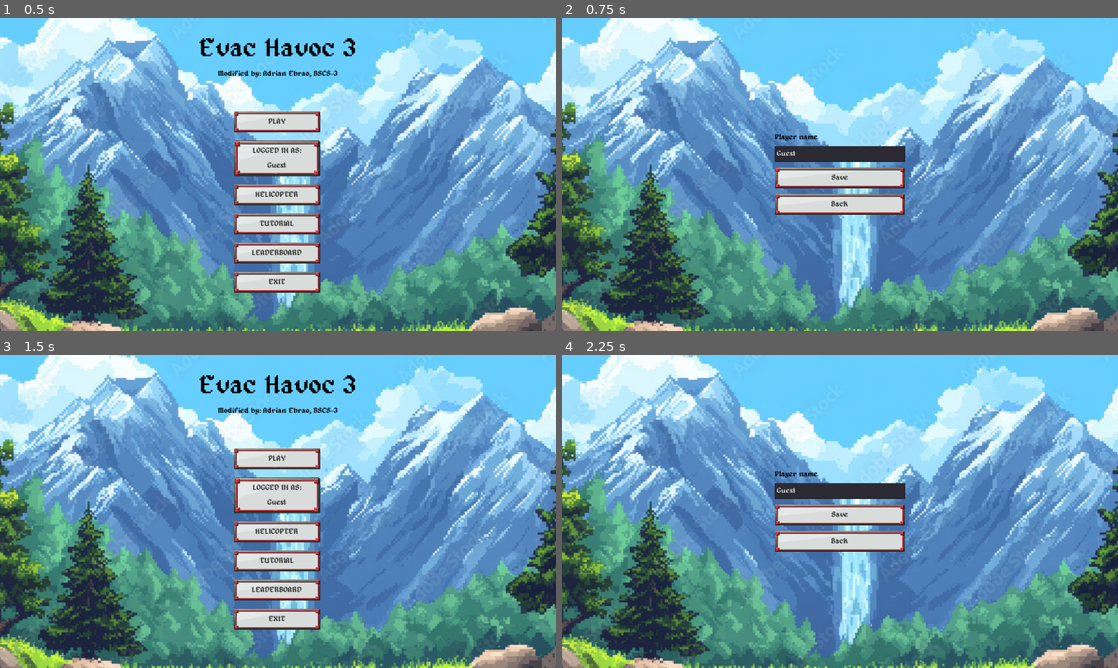
Above: before the commit, frames 1-4 (two rows, left to right).
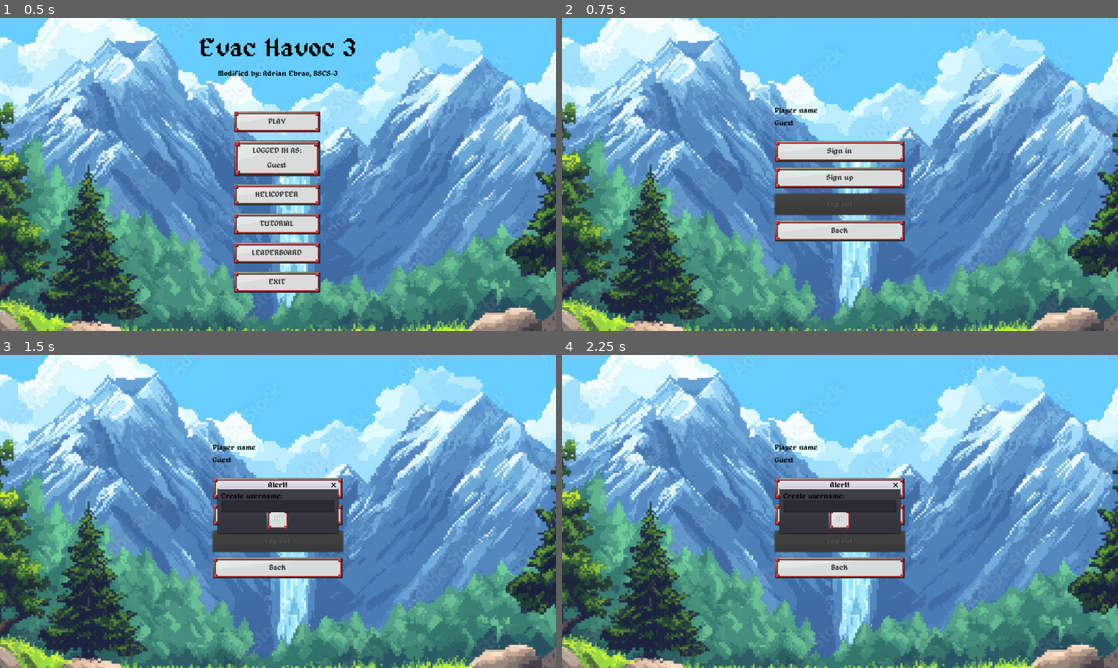
Above: after the commit, the same moments.

Repository: KeroPH/evac-havoc-3
Game: Godot game, scene res://scenes/menu.tscn
Same seed, same stepped clock (60 frames per second), same inputs: the game is played once before the commit and once after it.
Inputs (mouse positions are in pixels of both pictures, inside the frame that each line leads up to):
- Up to frame 1 (0.5 s): no input
- Up to frame 2 (0.75 s): click "LOGGED IN AS: Guest" at 0.5 s
- Up to frame 3 (1.5 s): click (278, 514) at 1.25 s, where only the run before the commit has a clickable "Save"
- Up to frame 4 (2.25 s): click (840, 489) at 2 s, where only the run after the commit has a clickable "Sign in"

Frame 1 is identical in both runs. In frame 2, 4.8% of the frame differs, in the area x 38-62%, y 28-72%; in frame 3, 11%, in the area x 35-64%, y 6-88%; in frame 4, 6.3%.

Commit message:
Refactor login scene and script to implement user authentication with sign in, sign up, and logout functionality

Diff:
--- a/scenes/login.tscn
+++ b/scenes/login.tscn
@@ -31,20 +31,33 @@
 margin_bottom = 17.0
 text = "Player name"
 
-[node name="name_edit" type="LineEdit" parent="center/vbox"]
+[node name="name_label" type="Label" parent="center/vbox"]
 margin_top = 29.0
 margin_right = 300.0
 margin_bottom = 65.0
 rect_min_size = Vector2( 300, 36 )
+text = ""
 
-[node name="save_btn" type="Button" parent="center/vbox"]
+[node name="signin_btn" type="Button" parent="center/vbox"]
 margin_top = 77.0
 margin_right = 300.0
 margin_bottom = 126.0
-text = "Save"
+text = "Sign in"
 
-[node name="back_btn" type="Button" parent="center/vbox"]
+[node name="signup_btn" type="Button" parent="center/vbox"]
 margin_top = 138.0
 margin_right = 300.0
 margin_bottom = 187.0
+text = "Sign up"
+
+[node name="logout_btn" type="Button" parent="center/vbox"]
+margin_top = 199.0
+margin_right = 300.0
+margin_bottom = 276.0
+text = "Log out"
+
+[node name="back_btn" type="Button" parent="center/vbox"]
+margin_top = 288.0
+margin_right = 300.0
+margin_bottom = 187.0
 text = "Back"
--- a/scripts/login.gd
+++ b/scripts/login.gd
@@ -1,20 +1,119 @@
 extends Control
 
-onready var name_edit = $center/vbox/name_edit
-onready var save_btn = $center/vbox/save_btn
+onready var name_label = $center/vbox/name_label
+onready var signin_btn = $center/vbox/signin_btn
+onready var signup_btn = $center/vbox/signup_btn
+onready var logout_btn = $center/vbox/logout_btn
 onready var back_btn = $center/vbox/back_btn
 
 const MENU_SCENE := "res://scenes/menu.tscn"
 
 func _ready():
-	if has_node("center/vbox/name_edit"):
-		name_edit.text = score_manager.get_player_name()
-	save_btn.connect("button_up", self, "_on_save")
+	name_label.text = score_manager.get_player_name()
+	_update_ui()
+	signin_btn.connect("button_up", self, "_on_signin")
+	signup_btn.connect("button_up", self, "_on_signup")
+	logout_btn.connect("button_up", self, "_on_logout")
 	back_btn.connect("button_up", self, "_on_back")
 
-func _on_save():
-	score_manager.set_player_name(name_edit.text)
-	get_tree().change_scene(MENU_SCENE)
+func _on_signin():
+	var name = yield(_prompt("Enter username:"), "completed")
+	name = str(name).strip_edges()
+	if name == "":
+		_show_message("Enter a username.")
+		return
+	# Ask for password (blank allowed for unsecured)
+	var pwd = yield(_prompt_secret("Enter password (leave blank if unsecured):"), "completed")
+	var rc = score_manager.signin(name, pwd)
+	match rc:
+		score_manager.LOGIN_OK:
+			name_label.text = score_manager.get_player_name()
+			_update_ui()
+			_show_message("Signed in.")
+		score_manager.LOGIN_WRONG_PASSWORD:
+			_show_message("Wrong password.")
+		score_manager.LOGIN_NOT_FOUND:
+			_show_message("No such user. Use Sign up.")
+		_:
+			_show_message("Sign in failed.")
+
+func _on_signup():
+	var name = yield(_prompt("Create username:"), "completed")
+	name = str(name).strip_edges()
+	if name == "" or name == "Guest":
+		_show_message("Enter a valid username (not Guest).")
+		return
+	var pwd = yield(_prompt_secret("Create password (leave blank to keep unsecured):"), "completed")
+	var rc = score_manager.signup(name, pwd)
+	match rc:
+		score_manager.CREATE_OK:
+			name_label.text = score_manager.get_player_name()
+			_update_ui()
+			_show_message("Account created.")
+		score_manager.CREATE_EXISTS:
+			_show_message("Name already exists. Sign in instead.")
+		score_manager.CREATE_INVALID:
+			_show_message("Invalid username.")
+		_:
+			_show_message("Sign up failed.")
+
+func _on_logout():
+	score_manager.logout()
+	name_label.text = score_manager.get_player_name()
+	_update_ui()
+	_show_message("Signed out.")
 
 func _on_back():
 	get_tree().change_scene(MENU_SCENE)
+
+func _update_ui():
+	var signed_in = score_manager.is_signed_in()
+	signin_btn.visible = not signed_in
+	signup_btn.visible = not signed_in
+	logout_btn.visible = true
+	logout_btn.disabled = not signed_in
+
+# --- dialogs ---
+
+func _show_message(text: String):
+	var dlg = AcceptDialog.new()
+	dlg.dialog_text = text
+	add_child(dlg)
+	dlg.popup_centered()
+	yield(dlg, "confirmed")
+	dlg.queue_free()
+
+func _prompt_secret(text: String) -> String:
+	var dlg = AcceptDialog.new()
+	dlg.dialog_text = text
+	var le = LineEdit.new()
+	le.rect_min_size = Vector2(260, 28)
+	le.secret = true
+	if dlg.has_method("get_content_area"):
+		dlg.get_content_area().add_child(le)
+	else:
+		dlg.add_child(le)
+	dlg.connect("about_to_show", le, "grab_focus")
+	add_child(dlg)
+	dlg.popup_centered()
+	yield(dlg, "confirmed")
+	var out = le.text
+	dlg.queue_free()
+	return out
+
+func _prompt(text: String) -> String:
+	var dlg = AcceptDialog.new()
+	dlg.dialog_text = text
+	var le = LineEdit.new()
+	le.rect_min_size = Vector2(260, 28)
+	if dlg.has_method("get_content_area"):
+		dlg.get_content_area().add_child(le)
+	else:
+		dlg.add_child(le)
+	dlg.connect("about_to_show", le, "grab_focus")
+	add_child(dlg)
+	dlg.popup_centered()
+	yield(dlg, "confirmed")
+	var out = le.text
+	dlg.queue_free()
+	return out
--- a/scripts/score_manager.gd
+++ b/scripts/score_manager.gd
@@ -2,9 +2,21 @@
 
 const PROFILE_PATH := "user://profile.cfg"
 const SCORES_PATH := "user://scores.cfg"
+const ACCOUNTS_PATH := "user://accounts.cfg"
 
 var player_name := "Guest"
 var _level_starts := {}
+const LOGIN_OK := 0
+const LOGIN_WRONG_PASSWORD := 1
+const LOGIN_NEED_CLAIM_CONFIRM := 2
+const LOGIN_INVALID := 3
+const LOGIN_NOT_FOUND := 4
+const CHANGE_OK := 0
+const CHANGE_WRONG_OLD := 1
+const CHANGE_FORBIDDEN := 2
+const CREATE_OK := 0
+const CREATE_EXISTS := 1
+const CREATE_INVALID := 2
 
 func _ready():
 	_load_profile()
@@ -20,6 +32,161 @@
 
 func get_player_name():
 	return player_name
+
+# --- AUTH / ACCOUNTS ---
+
+func account_exists(name: String) -> bool:
+	var accounts = _load_accounts()
+	return accounts.has(name)
+
+func signin(name: String, password: String) -> int:
+	name = str(name).strip_edges()
+	password = str(password)
+	if name == "" or name == "Guest":
+		player_name = "Guest"
+		_save_profile()
+		return LOGIN_OK
+	var accounts = _load_accounts()
+	if not accounts.has(name):
+		return LOGIN_NOT_FOUND
+	var entry = accounts[name]
+	if typeof(entry) == TYPE_DICTIONARY and entry.has("hash") and entry.has("salt"):
+		var ok = _verify_password(password, entry.get("salt", ""), entry.get("hash", ""))
+		if ok:
+			player_name = name
+			_save_profile()
+			return LOGIN_OK
+		return LOGIN_WRONG_PASSWORD
+	else:
+		# unsecured account
+		player_name = name
+		_save_profile()
+		return LOGIN_OK
+
+func login(name: String, password: String, confirm_claim := false) -> int:
+	name = str(name).strip_edges()
+	password = str(password)
+	if name == "" or name == "Guest":
+		player_name = "Guest"
+		_save_profile()
+		return LOGIN_OK
+	var accounts = _load_accounts()
+	if accounts.has(name):
+		var entry = accounts[name]
+		if typeof(entry) == TYPE_DICTIONARY and entry.has("hash") and entry.has("salt"):
+			# Secured account: require correct password
+			var ok = _verify_password(password, entry.get("salt", ""), entry.get("hash", ""))
+			if ok:
+				player_name = name
+				_save_profile()
+				return LOGIN_OK
+			return LOGIN_WRONG_PASSWORD
+		else:
+			# Unsecured account (blank password)
+			if password.strip_edges() == "":
+				player_name = name
+				_save_profile()
+				return LOGIN_OK
+			# Wants to claim with a password
+			if not confirm_claim:
+				return LOGIN_NEED_CLAIM_CONFIRM
+			_set_account_password(accounts, name, password)
+			_save_accounts(accounts)
+			player_name = name
+			_save_profile()
+			return LOGIN_OK
+	else:
+		# Account does not exist yet: for explicit signin use LOGIN_NOT_FOUND
+		return LOGIN_NOT_FOUND
+
+func signup(name: String, password: String) -> int:
+	name = str(name).strip_edges()
+	password = str(password)
+	if name == "" or name == "Guest":
+		return CREATE_INVALID
+	var accounts = _load_accounts()
+	if accounts.has(name):
+		return CREATE_EXISTS
+	if password.strip_edges() == "":
+		# create unsecured entry
+		accounts[name] = {}
+	else:
+		_set_account_password(accounts, name, password)
+	_save_accounts(accounts)
+	player_name = name
+	_save_profile()
+	return CREATE_OK
+
+func logout():
+	player_name = "Guest"
+	_save_profile()
+
+func change_password(old_password: String, new_password: String) -> int:
+	var name = player_name
+	if name == null or name == "" or name == "Guest":
+		return CHANGE_FORBIDDEN
+	var accounts = _load_accounts()
+	var entry = accounts.get(name, null)
+	if typeof(entry) == TYPE_DICTIONARY and entry.has("hash") and entry.has("salt"):
+		# Secured: verify old
+		var ok = _verify_password(old_password, entry.get("salt", ""), entry.get("hash", ""))
+		if not ok:
+			return CHANGE_WRONG_OLD
+		_set_account_password(accounts, name, new_password)
+		_save_accounts(accounts)
+		return CHANGE_OK
+	else:
+		# Unsecured: allow set without old (old may be blank)
+		_set_account_password(accounts, name, new_password)
+		_save_accounts(accounts)
+		return CHANGE_OK
+
+func is_account_secured(name: String) -> bool:
+	var accounts = _load_accounts()
+	if accounts.has(name):
+		var entry = accounts[name]
+		return typeof(entry) == TYPE_DICTIONARY and entry.has("hash") and entry.has("salt")
+	return false
+
+func _set_account_password(accounts: Dictionary, name: String, password: String) -> void:
+	var salt = _gen_salt()
+	var h = _hash_password(password, salt)
+	accounts[name] = {"salt": salt, "hash": h}
+
+func _gen_salt() -> String:
+	var rng = RandomNumberGenerator.new()
+	rng.randomize()
+	var bytes = PoolByteArray()
+	for i in range(16):
+		bytes.append(int(rng.randi() % 256))
+	return Marshalls.raw_to_base64(bytes)
+
+func _hash_password(password: String, salt: String) -> String:
+	var hc = HashingContext.new()
+	hc.start(HashingContext.HASH_SHA256)
+	hc.update(Marshalls.base64_to_raw(salt))
+	hc.update(password.to_utf8())
+	var digest: PoolByteArray = hc.finish()
+	return Marshalls.raw_to_base64(digest)
+
+func _verify_password(password: String, salt: String, expected_hash: String) -> bool:
+	return _hash_password(password, salt) == str(expected_hash)
+
+func _load_accounts() -> Dictionary:
+	var cf = ConfigFile.new()
+	var err = cf.load(ACCOUNTS_PATH)
+	var json_text = "{}"
+	if err == OK:
+		json_text = str(cf.get_value("accounts", "data", "{}"))
+	var parsed = JSON.parse(json_text)
+	if parsed.error == OK and typeof(parsed.result) == TYPE_DICTIONARY:
+		return parsed.result
+	return {}
+
+func _save_accounts(data: Dictionary) -> void:
+	var cf = ConfigFile.new()
+	cf.set_value("accounts", "data", to_json(data))
+	cf.save(ACCOUNTS_PATH)
 
 func start_level(level_id: String):
 	_level_starts[level_id] = OS.get_ticks_msec()
